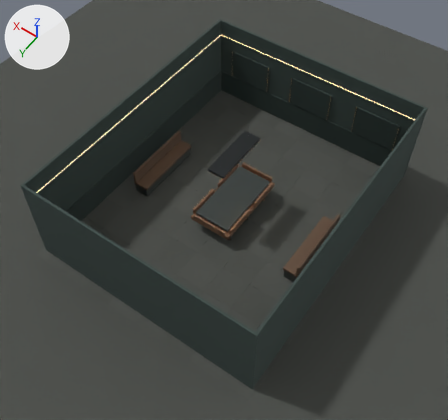
What one commit did to the glTF model src/scene/assets/billiards-room-v1.glb.
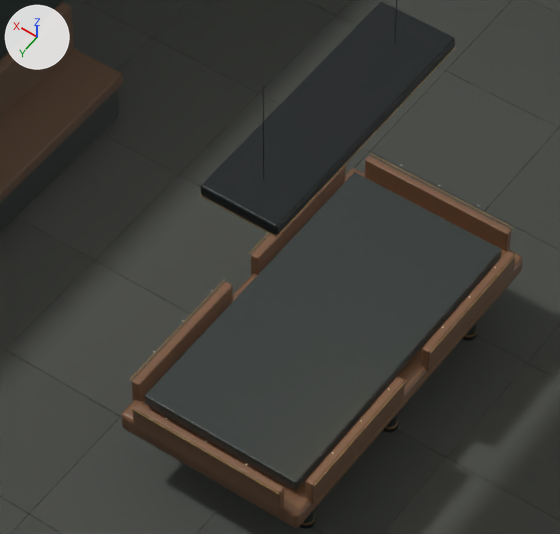
Each version appears first whole from a 50 mm lens placed at (-7.06, 10.42, 15.33), pointed at (-0.23, 0.86, 0.31), and next in a close-up on the part from 37% to 63% of the width and 31% to 57% of the height. Lighting does not change. The marker at upper left points along +X, +Y and +Z. The last two pictures show the newer version. Where no turn or scale is listed for an object, it has been applied to the vertices.

Names of what the first close-up shows: 'BJ8_Pendant_BJ8_BlackMetal.002', 'BJ8_Room_BJ8_Ebony.002', 'BJ8_Room_BJ8_Floor_0.002', 'BJ8_Room_BJ8_Floor_1.002', 'BJ8_Room_BJ8_Floor_2.002', 'BJ8_Room_BJ8_SeatLeather.002', 'BJ8_Room_BJ8_WallPanel.002', 'BJ8_TableShell_BJ8_BrushedBronze.002', 'BJ8_TableShell_BJ8_Ebony.002', 'BJ8_TableShell_BJ8_Walnut.002' and 2 more.
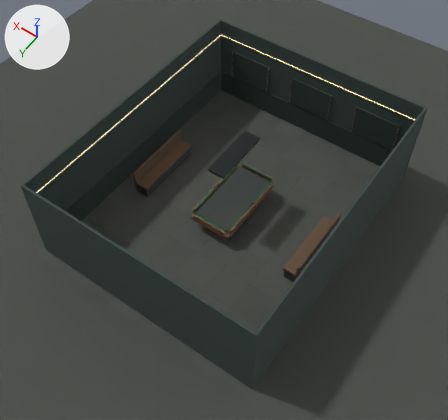
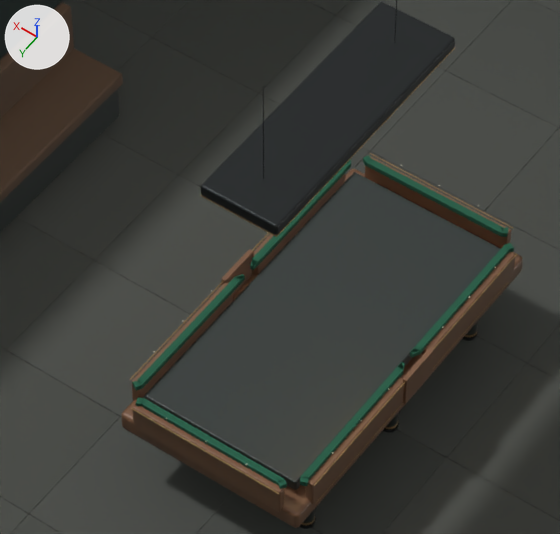
Location of each change, (x1, y1, x2, y2) in pixels of the close-ups (560 x 534 px):
'BJ8_ClothUnderlap', added
    after: (132, 155, 514, 489)
'BJ8_MiddlePocketAprons', added
    after: (221, 249, 434, 404)

The edits, one by one:
Material 'BJ8_Walnut' (mat_bj8_walnut) is new.
Its base color is (0.19, 0.092, 0.046) (brown #79563d).
Its roughness is 0.4.
Its coat weight is 0.25.
Material 'BJ8_UnderlapCloth' (mat_bj8_underlapcloth) is new.
Its base color is (0.012, 0.105, 0.059) (dark green #1d5b45).
Its roughness is 0.95.
Mesh me_bj8_middlepocketaprons_mesh is new.
It consists of a box spanning x -0.75..-0.72, y -0.16..0.16, z -0.25..0.0; a box spanning x 0.72..0.75, y -0.16..0.16, z -0.25..0.0.
It uses material mat_bj8_walnut (brown #79563d).
Mesh me_bj8_clothunderlap_mesh is new.
It has 624 vertices, 1788 faces and spans x -0.7..0.7, y -1.33..1.33, z -0.04..0.0.
It uses material mat_bj8_underlapcloth (dark green #1d5b45).
Object 'BJ8_MiddlePocketAprons' (ob_bj8_middlepocketaprons) is new; it shows me_bj8_middlepocketaprons_mesh.
Its location is (0.0, 0.0, 0.0).
Object 'BJ8_ClothUnderlap' (ob_bj8_clothunderlap) is new; it shows me_bj8_clothunderlap_mesh.
Its location is (0.0, 0.0, 0.0).
